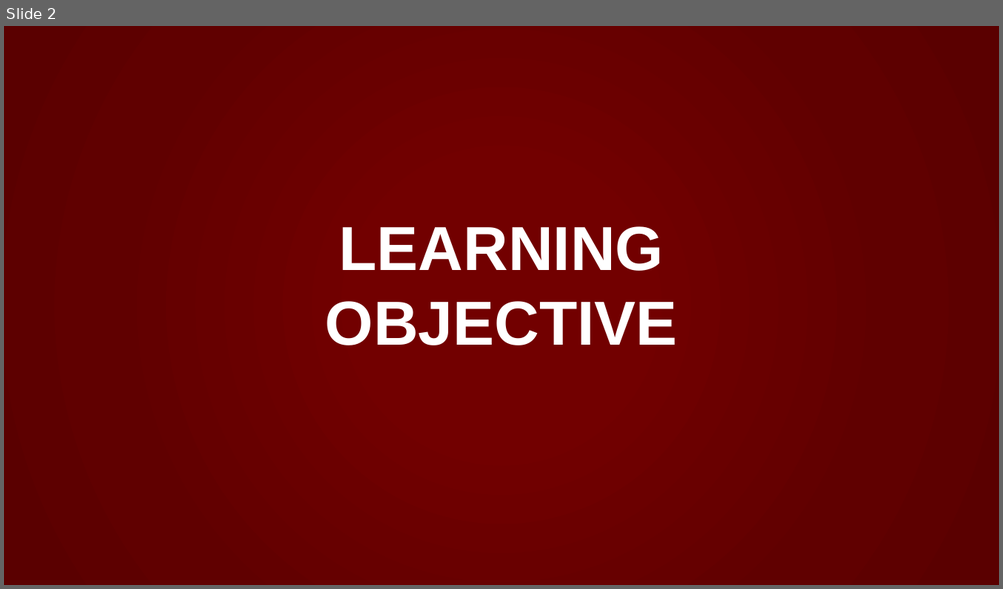
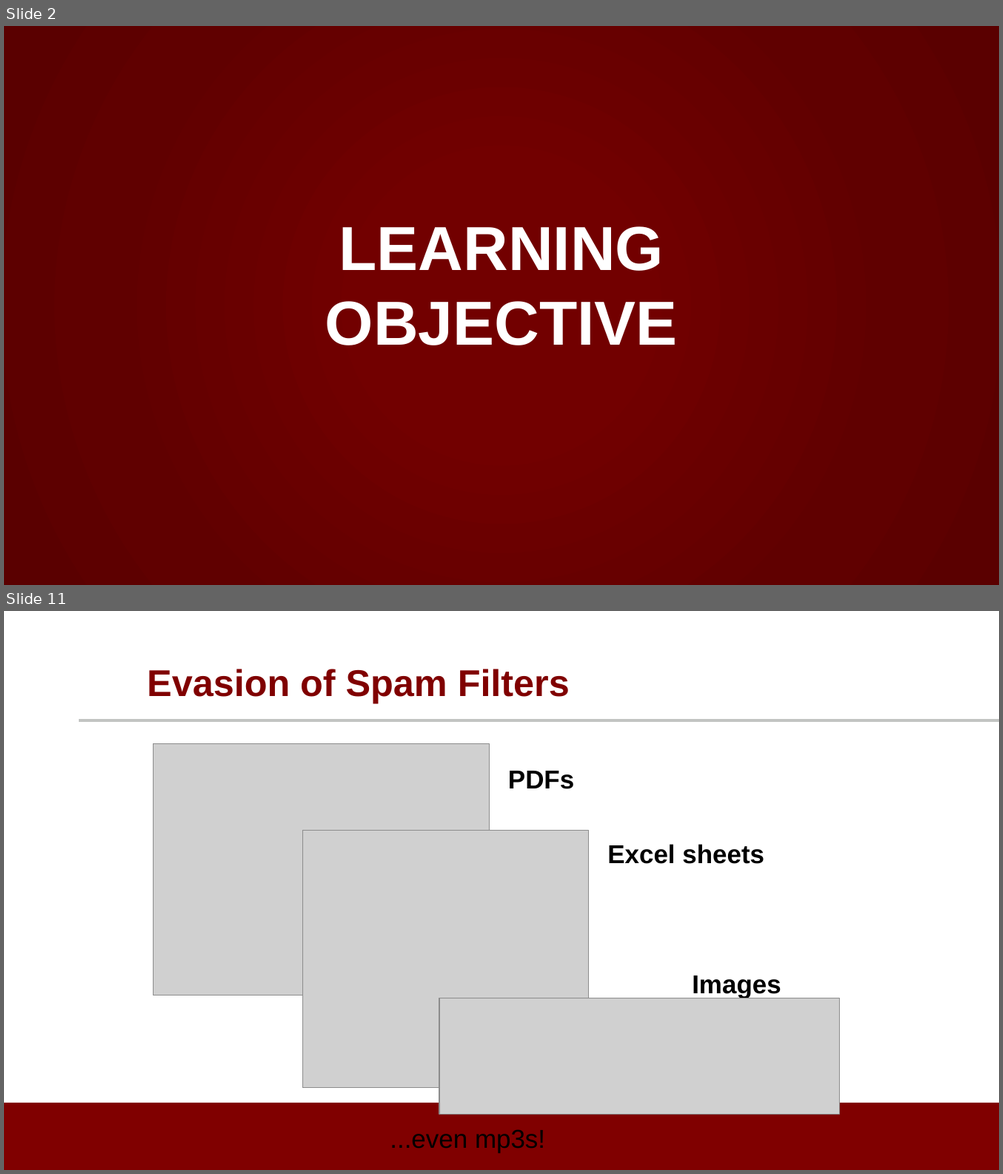
Before and after one commit to noise-lab/ML-Cybersecurity, a slide deck: module-3/ppt/3.5-Evasion.pptx. Shown one above the other, each under a label of ours: slide 2 before the commit, slides 2 and 11 after it; the slides between them are not shown. The pictures are 1003x589 and 1003x1174 pixels, drawn with LibreOffice and Linux fonts; fonts in the diff are those of the drawing; grey boxes stand for pictures; background and template pictures are left out. Boxes give left, top, right and bottom in pixels: in the first picture for what was removed or moved away, otherwise in the second. Text is boxed around its words. In the diff, an @@ line names an element or a change of style, - is before the commit and + after.

```diff
--- a/module-3/ppt/3.5-Evasion.pptx
+++ b/module-3/ppt/3.5-Evasion.pptx
@@ slide 11 added at <box>4,611,999,1170</box>, background #FFFFFF @@
@@ title added at <box>147,669,569,703</box>, 36 pt, text #800000, bold @@
+Evasion of Spam Filters
@@ line added from (79, 721) to (999, 721), #C2C4C2 3 pt @@
@@ picture added at <box>153,743,489,996</box> @@
@@ text added at <box>508,771,574,789</box>, 25 pt, text #000000, bold @@
+PDFs
@@ picture added at <box>302,831,588,1088</box> @@
@@ text added at <box>607,844,764,864</box>, 25 pt, text #000000, bold @@
+Excel sheets
@@ text added at <box>691,976,780,999</box>, 25 pt, text #000000, bold @@
+Images
@@ picture added at <box>439,999,839,1115</box> @@
@@ rectangle added at <box>4,1103,999,1170</box>, fill #800000 @@
@@ text added at <box>390,1130,545,1153</box>, 25 pt, text #000000 @@
+...even mp3s!
```
Also in this commit, not shown: 1 slide changed, 7 other slides added, 2 slides removed, 4 other files.
